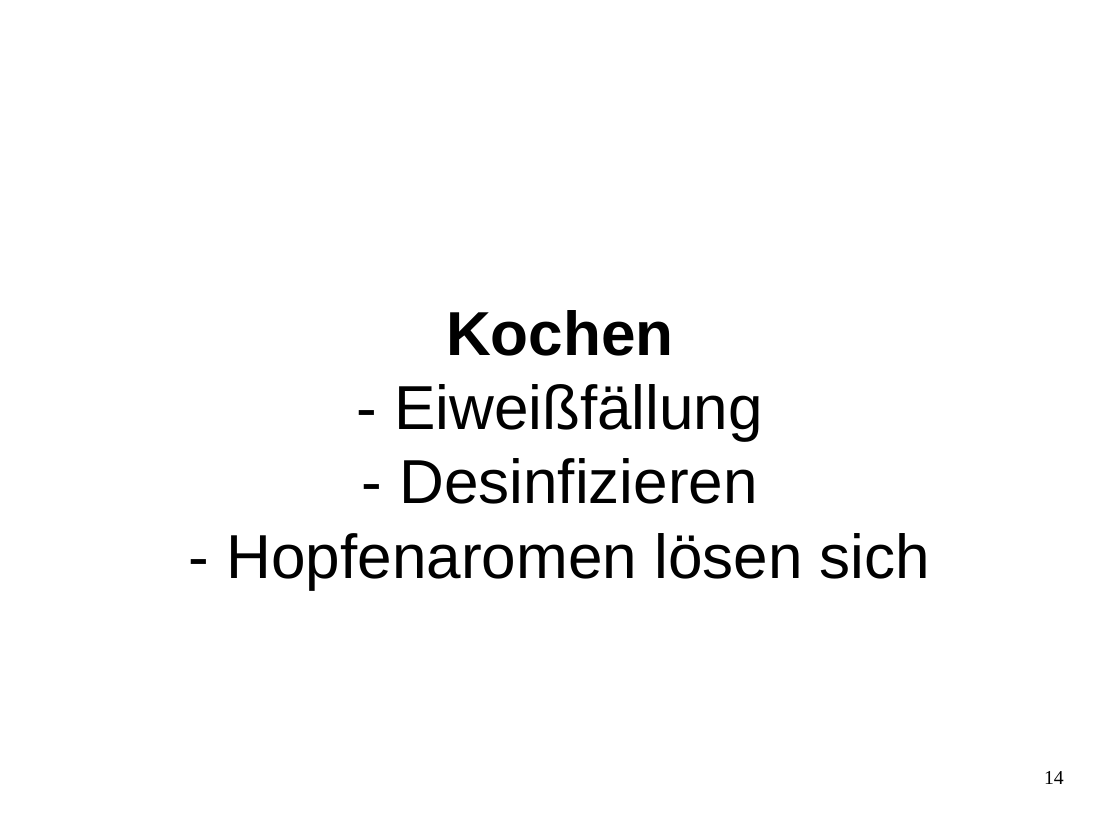
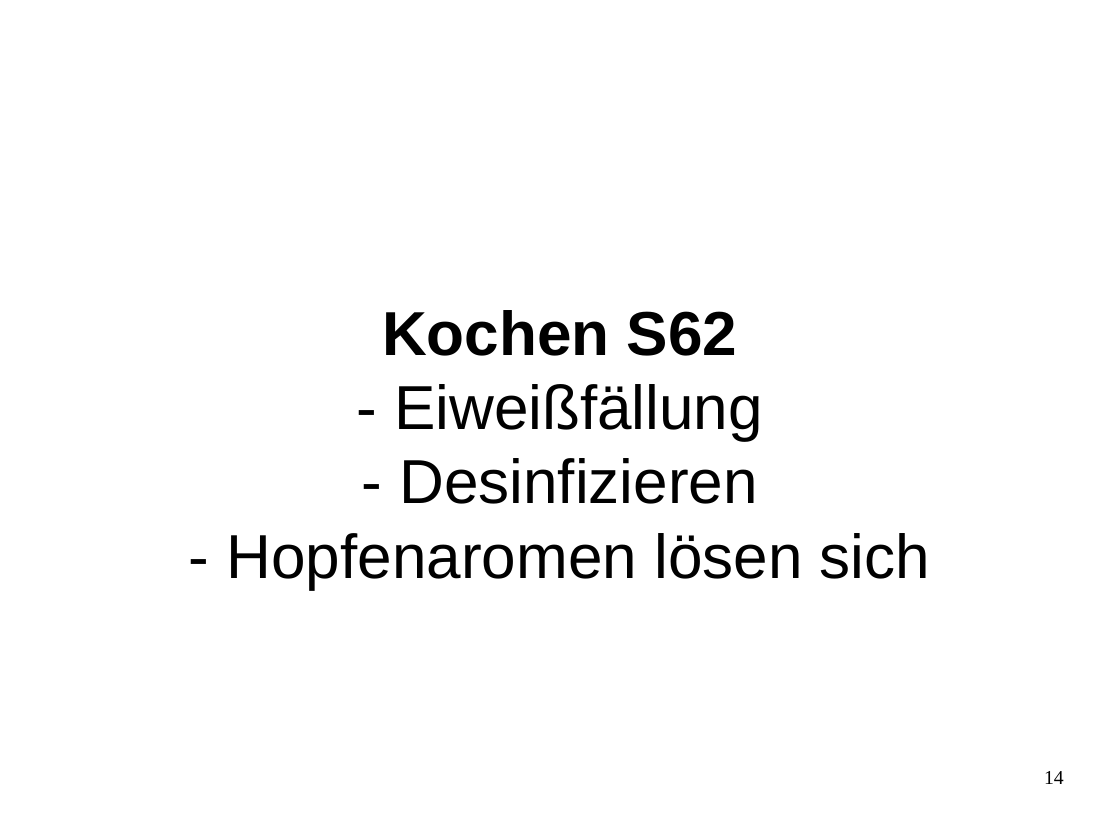
Before and after one commit to sky4walk/documents, a slide deck: slide 14 of Zwieselbrau-Brauseminar-Handkarten.odp. Drawn at 1120x840 pixels with LibreOffice and Linux fonts; fonts in the diff are those of the drawing. Boxes give left, top, right and bottom in pixels: in the first picture for what was removed or moved away, otherwise in the second. Text is boxed around its words. In the diff, an @@ line names an element or a change of style, - is before the commit and + after.

```diff
--- a/Zwieselbrau-Brauseminar-Handkarten.odp
+++ b/Zwieselbrau-Brauseminar-Handkarten.odp
@@ title at [227,310,930,589]: text changed @@
-Kochen
-- Eiweißfällung
-- Desinfizieren
-- Hopfenaromen lösen sich
+Kochen S62
+- Eiweißfällung
+- Desinfizieren
+- Hopfenaromen lösen sich
```
Also in this commit, not shown: 10 other slides changed, 2 other files.
